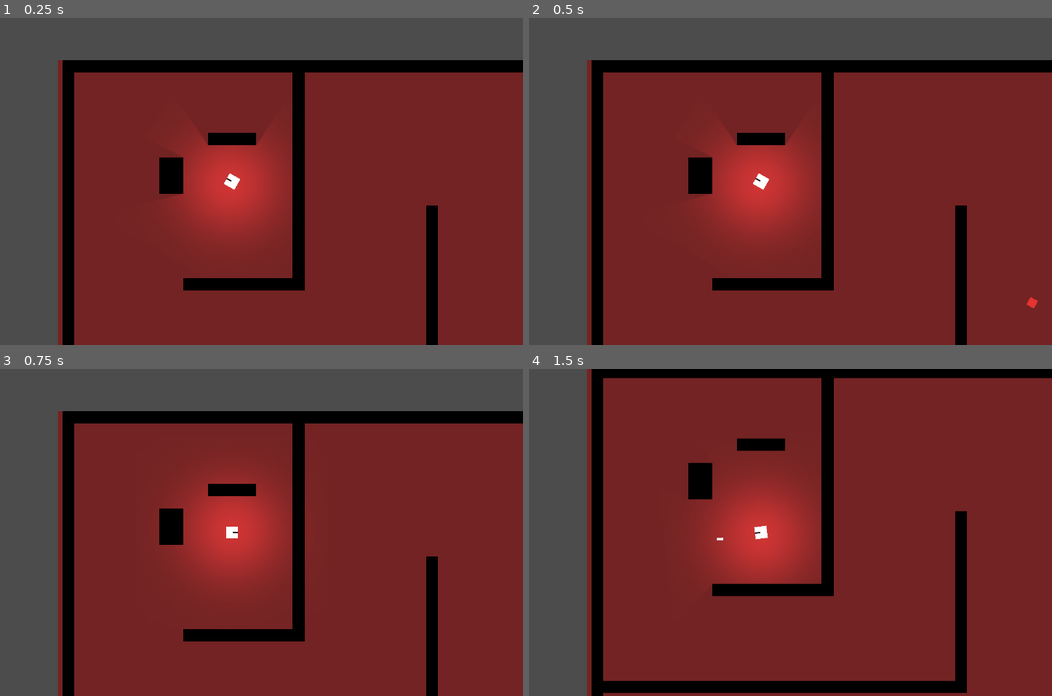
Above: before the commit, frames 1-4 (two rows, left to right).
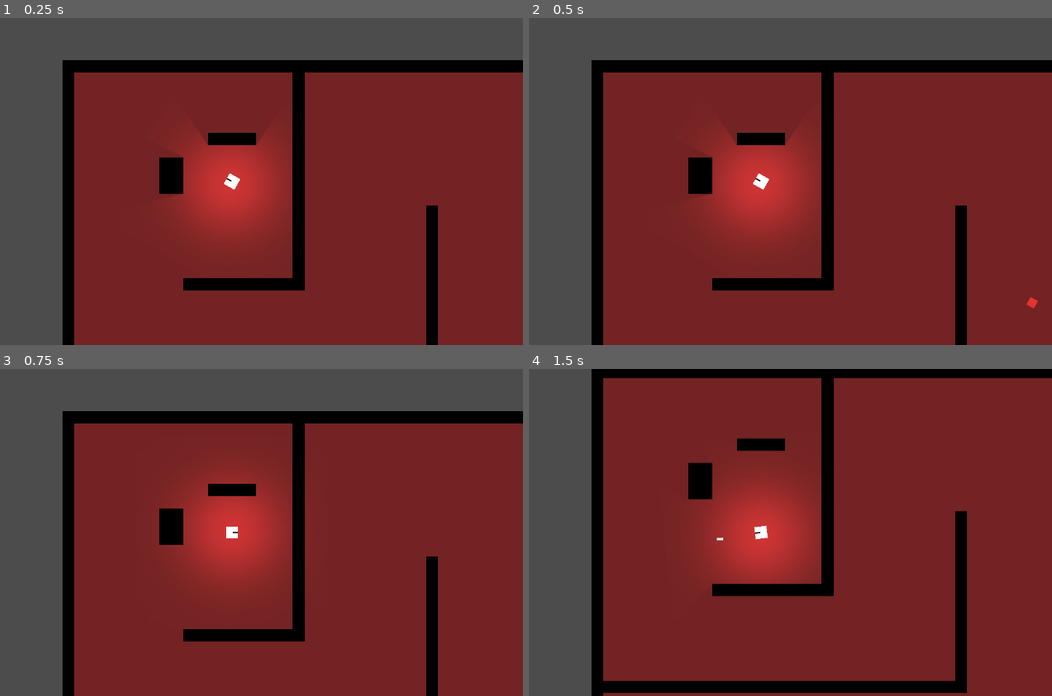
Above: after the commit, the same moments.

Repository: jaytality/topdown-shooter
Game: Godot game, scene res://world.tscn
Two runs of this game, one before a commit and one after it. Both use one fixed random seed, a clock stepped at 60 frames per second and the inputs below.
Inputs (mouse positions are in pixels of both pictures, inside the frame that each line leads up to):
- Up to frame 1 (0.25 s): no input
- Up to frame 2 (0.5 s): no input
- Up to frame 3 (0.75 s): tap Enter at 0.5 s; move the mouse to (360, 516) at 0.52 s; hold D (right) from 0.53 s (still down); hold R (R) from 0.53 s (still down)
- Up to frame 4 (1.5 s): tap Space at 1.25 s; move the mouse to (644, 548) at 1.27 s; release D (right) at 1.28 s; release R (R) at 1.28 s; hold S (down) from 1.28 s (still down); click (644, 548) at 1.35 s

The runs differ from the first frame. In frame 1, 0.7% of the frame differs, in the area x 11-12%, y 12-100%; in frame 2, 0.7%; in frame 3, 0.7%; in frame 4, 0.8%, in the area x 11-12%, y 0-100%.

Commit message:
Organising assets

Diff:
--- a/Bullet.tscn
+++ b/Bullet.tscn
@@ -1,6 +1,6 @@
 [gd_scene load_steps=3 format=2]
 
-[ext_resource path="res://square.png" type="Texture" id=1]
+[ext_resource path="res://assets/square.png" type="Texture" id=1]
 
 [sub_resource type="RectangleShape2D" id=1]
 extents = Vector2( 4, 2 )
--- a/Enemy.tscn
+++ b/Enemy.tscn
@@ -1,7 +1,7 @@
 [gd_scene load_steps=5 format=2]
 
-[ext_resource path="res://square.png" type="Texture" id=1]
-[ext_resource path="res://Enemy.gd" type="Script" id=2]
+[ext_resource path="res://assets/square.png" type="Texture" id=1]
+[ext_resource path="res://scripts/Enemy.gd" type="Script" id=2]
 
 [sub_resource type="RectangleShape2D" id=1]
 
--- a/project.godot
+++ b/project.godot
@@ -12,7 +12,7 @@
 
 config/name="Topdown-shooter"
 run/main_scene="res://world.tscn"
-config/icon="res://icon.png"
+config/icon="res://assets/icon.png"
 
 [display]
 
--- /dev/null
+++ b/scripts/Bullet.gd
@@ -0,0 +1,21 @@
+extends RigidBody2D
+
+
+# Declare member variables here. Examples:
+# var a = 2
+# var b = "text"
+
+
+# Called when the node enters the scene tree for the first time.
+func _ready():
+	pass # Replace with function body.
+
+
+# Called every frame. 'delta' is the elapsed time since the previous frame.
+#func _process(delta):
+#	pass
+
+
+func _on_Bullet_body_entered(body):
+	if "Enemy" in body.name:
+		queue_free()
--- a/wall.tres
+++ b/wall.tres
@@ -1,6 +1,6 @@
 [gd_resource type="TileSet" load_steps=4 format=2]
 
-[ext_resource path="res://square.png" type="Texture" id=1]
+[ext_resource path="res://assets/square.png" type="Texture" id=1]
 
 [sub_resource type="OccluderPolygon2D" id=1]
 polygon = PoolVector2Array( -8, -8, -8, 8, 8, 8, 8, -8 )
--- a/world.tscn
+++ b/world.tscn
@@ -1,11 +1,11 @@
 [gd_scene load_steps=9 format=2]
 
-[ext_resource path="res://Player.gd" type="Script" id=1]
-[ext_resource path="res://Player.png" type="Texture" id=2]
+[ext_resource path="res://scripts/Player.gd" type="Script" id=1]
+[ext_resource path="res://assets/Player.png" type="Texture" id=2]
 [ext_resource path="res://Enemy.tscn" type="PackedScene" id=3]
-[ext_resource path="res://square.png" type="Texture" id=4]
+[ext_resource path="res://assets/square.png" type="Texture" id=4]
 [ext_resource path="res://wall.tres" type="TileSet" id=5]
-[ext_resource path="res://spotlight.png" type="Texture" id=6]
+[ext_resource path="res://assets/spotlight.png" type="Texture" id=6]
 
 [sub_resource type="RectangleShape2D" id=1]
 extents = Vector2( 8, 8 )
@@ -79,8 +79,8 @@
 
 [node name="Sprite" type="Sprite" parent="."]
 modulate = Color( 0.454902, 0.141176, 0.141176, 1 )
-position = Vector2( 419, 208 )
-scale = Vector2( 81.0625, 46.0625 )
+position = Vector2( 424.25, 208 )
+scale = Vector2( 80.4063, 46.0625 )
 z_index = -10
 texture = ExtResource( 4 )
 
@@ -88,6 +88,8 @@
 z_index = 1
 tile_set = ExtResource( 5 )
 cell_size = Vector2( 16, 16 )
+collision_layer = 3
+collision_mask = 3
 format = 1
 tile_data = PoolIntArray( -589838, 0, 0, -589837, 0, 0, -589836, 0, 0, -589835, 0, 0, -589834, 0, 0, -589833, 0, 0, -58 …(7582 unchanged characters)…
 
Renamed: Player.png -> assets/Player.png
Not shown, changed: assets/Player.png.import
Renamed: icon.png -> assets/icon.png
Not shown, added: assets/icon.png.import
Renamed: spotlight.png -> assets/spotlight.png
Not shown, changed: assets/spotlight.png.import
Renamed: square.png -> assets/square.png
Not shown, changed: assets/square.png.import
Renamed: Enemy.gd -> scripts/Enemy.gd
Renamed: Player.gd -> scripts/Player.gd
